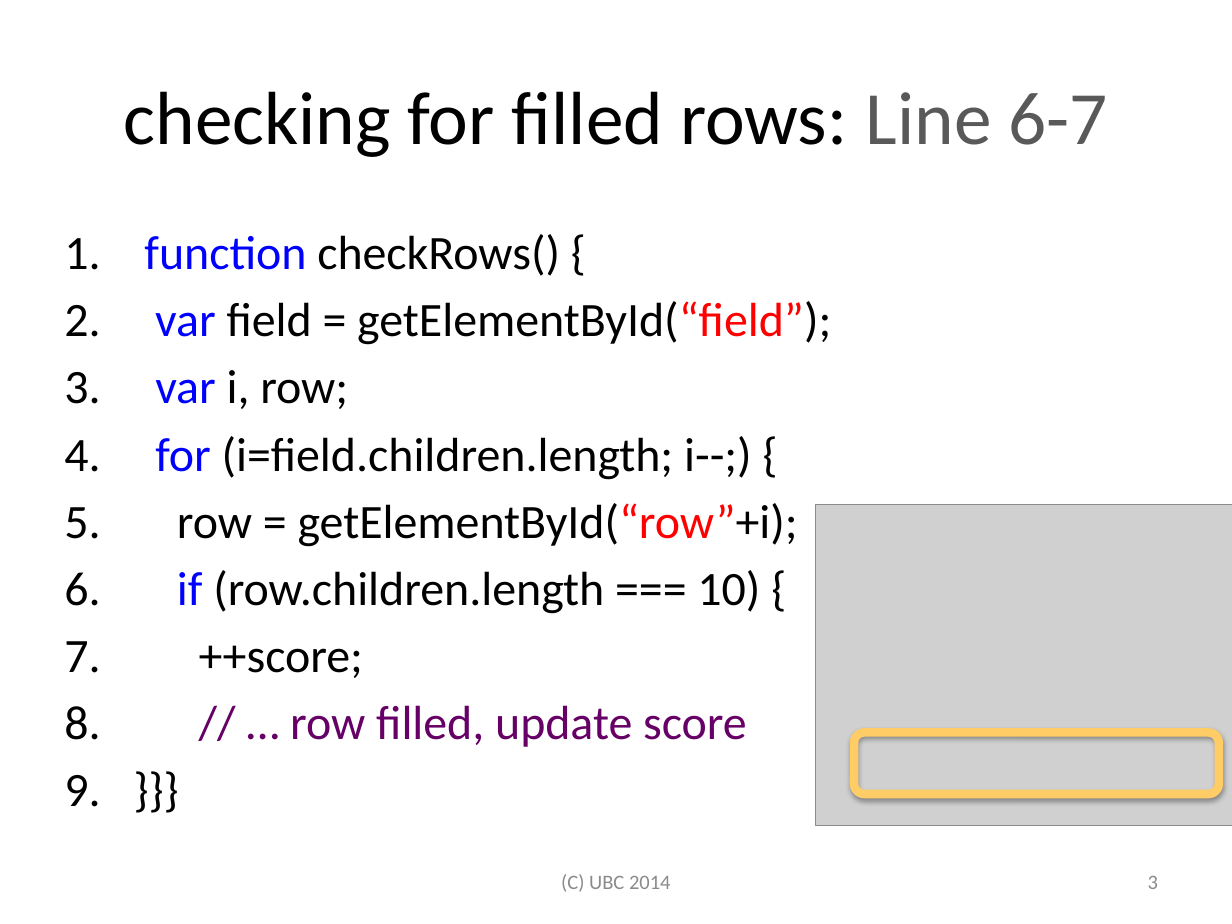
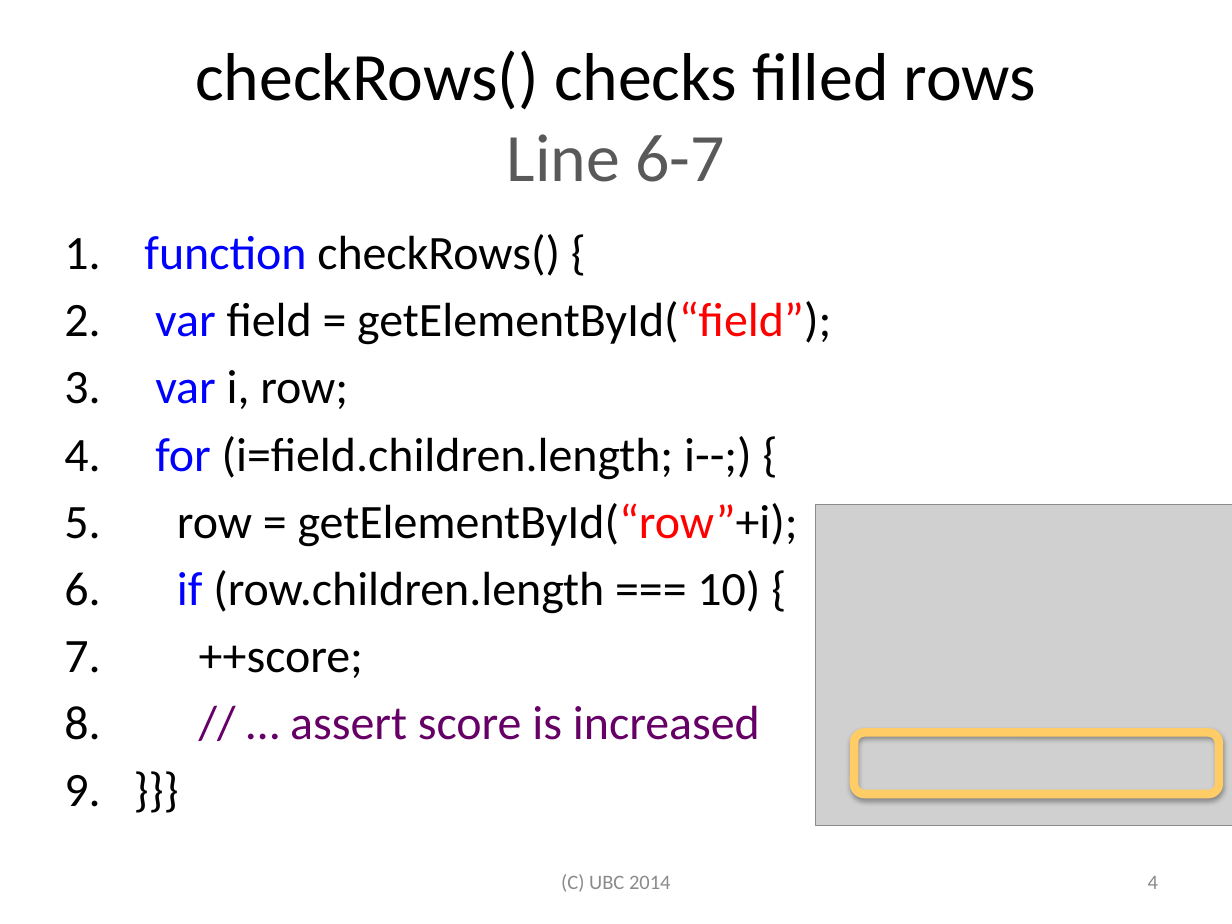
Before and after one commit to jamestklo/ConcolicJS, a slide deck: slide 5 of docs/csRPE-tkloReport.pptx (slide 4 before the commit). Drawn at 1232x924 pixels with LibreOffice and Linux fonts; fonts in the diff are those of the drawing; grey boxes stand for pictures. Boxes give left, top, right and bottom in pixels: in the first picture for what was removed or moved away, otherwise in the second. Text is boxed around its words. In the diff, an @@ line names an element or a change of style, - is before the commit and + after.

```diff
--- a/docs/csRPE-tkloReport.pptx
+++ b/docs/csRPE-tkloReport.pptx
@@ title at (195, 50, 1036, 182): text changed; size 44 to 39.6 pt @@
-checking for filled rows: Line 6-7
+checkRows() checks filled rows
+Line 6-7
@@ text at (290, 705, 760, 740): text changed @@
-8. // … row filled, update score
+8. // … assert score is increased
@@ page number at (1148, 876, 1158, 889): text changed @@
-3
+4
```
Also in this commit, not shown: 30 other slides changed, 4 slides added, 1 slide removed, 7 other files.
